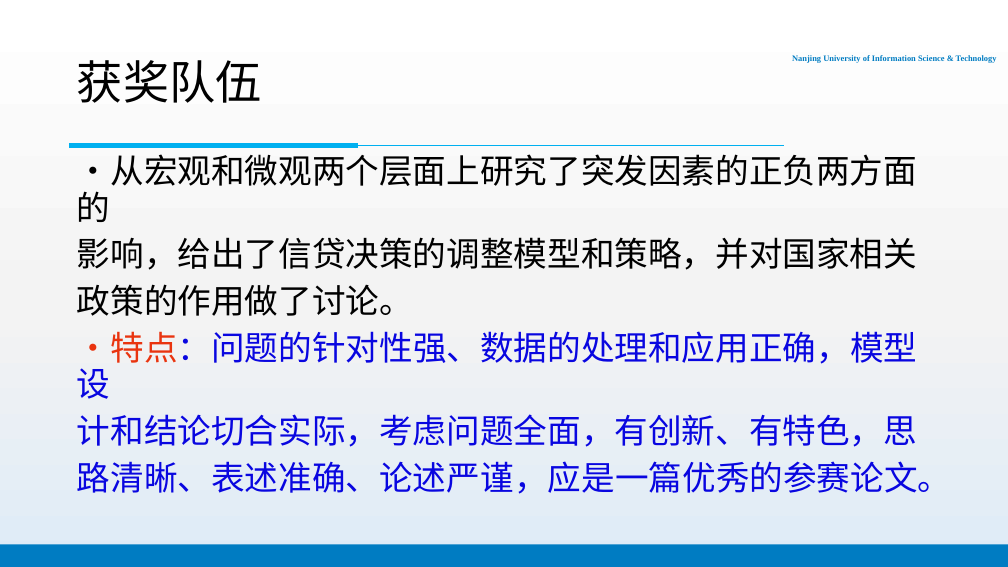
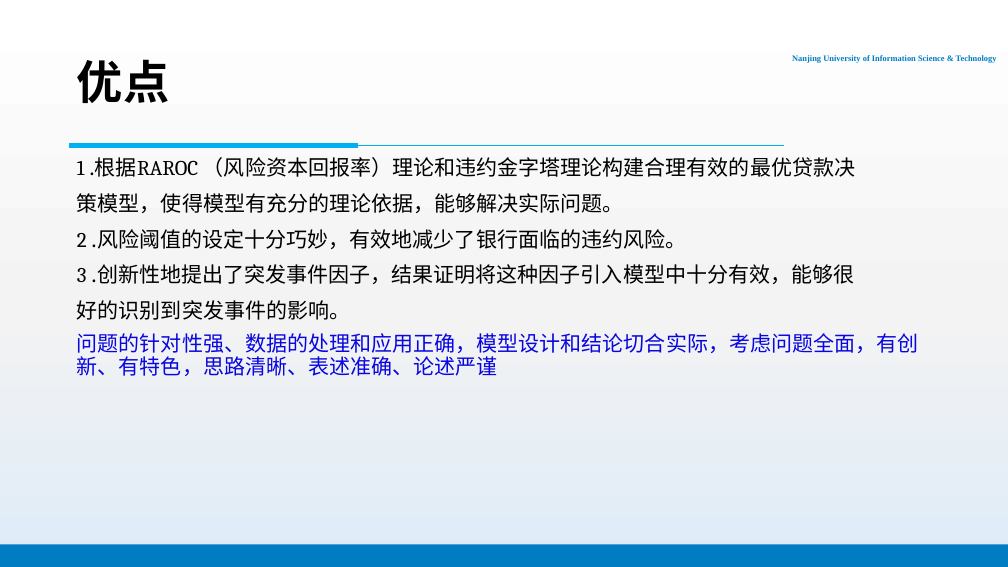
Before and after one commit to PhantomGMC/Week16-Math_model, a slide deck: slide 11 of 数模16周报告.pptx (slide 8 before the commit). Drawn at 1008x567 pixels with LibreOffice and Linux fonts; fonts in the diff are those of the drawing; background and template pictures are left out. Boxes give left, top, right and bottom in pixels: in the first picture for what was removed or moved away, otherwise in the second. Text is boxed around its words. In the diff, an @@ line names an element or a change of style, - is before the commit and + after.

```diff
--- a/数模16周报告.pptx
+++ b/数模16周报告.pptx
@@ title at box(77, 59, 169, 103): text changed; bold on @@
-获奖队伍
+优点
@@ text at box(77, 157, 919, 376): text changed; size 32 to 20 pt; text colour #0906E0 to #000000 @@
-•从宏观和微观两个层面上研究了突发因素的正负两方面的
-影响，给出了信贷决策的调整模型和策略，并对国家相关
-政策的作用做了讨论。
-•特点：问题的针对性强、数据的处理和应用正确，模型设
-计和结论切合实际，考虑问题全面，有创新、有特色，思
-路清晰、表述准确、论述严谨，应是一篇优秀的参赛论文。
+1 .根据RAROC （风险资本回报率）理论和违约金字塔理论构建合理有效的最优贷款决
+策模型，使得模型有充分的理论依据，能够解决实际问题。
+2 .风险阈值的设定十分巧妙，有效地减少了银行面临的违约风险。
+3 .创新性地提出了突发事件因子，结果证明将这种因子引入模型中十分有效，能够很
+好的识别到突发事件的影响。
+问题的针对性强、数据的处理和应用正确，模型设计和结论切合实际，考虑问题全面，有创新、有特色，思路清晰、表述准确、论述严谨
```
Also in this commit, not shown: 6 other slides changed, 9 slides added.
